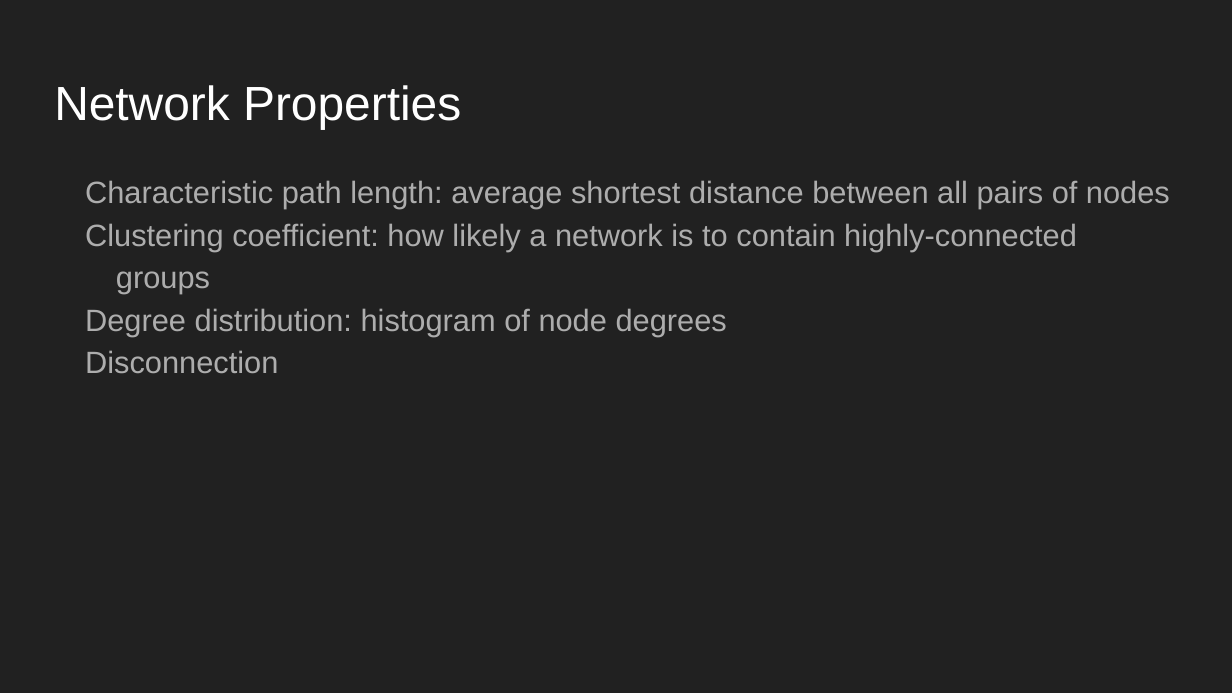
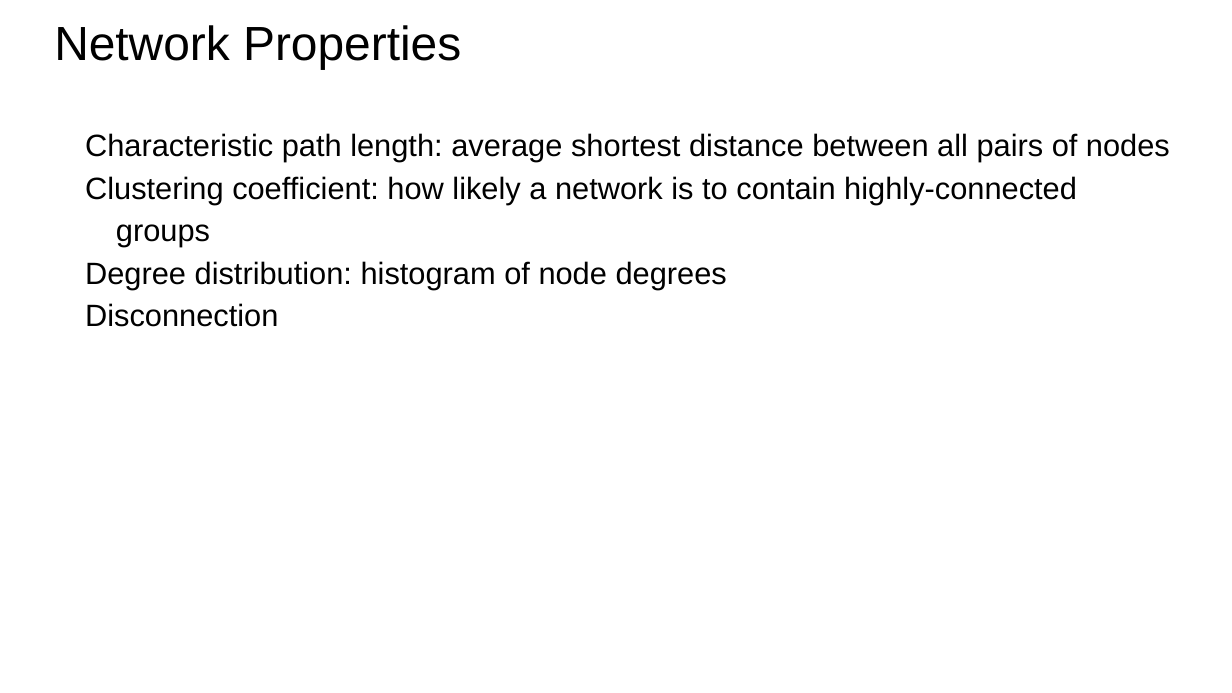
Before and after one commit to bodacea/datascienceforbeginners, a slide deck: slide 34 of Session 09 Learning Relationships.pptx. Drawn at 1232x693 pixels with LibreOffice and Linux fonts; fonts in the diff are those of the drawing. Boxes give left, top, right and bottom in pixels: in the first picture for what was removed or moved away, otherwise in the second. Text is boxed around its words. In the diff, an @@ line names an element or a change of style, - is before the commit and + after.

```diff
--- a/Session 09 Learning Relationships.pptx
+++ b/Session 09 Learning Relationships.pptx
@@ background #212121 to #FFFFFF @@
@@ title "Network Properties": place and size @@
-title "Network Properties" at (54, 85, 461, 129)
+title "Network Properties" at (54, 25, 461, 69)
@@ title "Network Properties" at (54, 25, 461, 69): text colour #FFFFFF to #000000 @@
@@ text "Characteristic path length: average shortest ...": place and size @@
-text "Characteristic path length: average shortest ..." at (85, 180, 1170, 373)
+text "Characteristic path length: average shortest ..." at (85, 133, 1170, 327)
@@ text "Characteristic path length: average shortest ..." at (85, 133, 1170, 327): text colour #ADADAD to #000000 @@
```
Also in this commit, not shown: 39 other slides changed, 5 other files.
